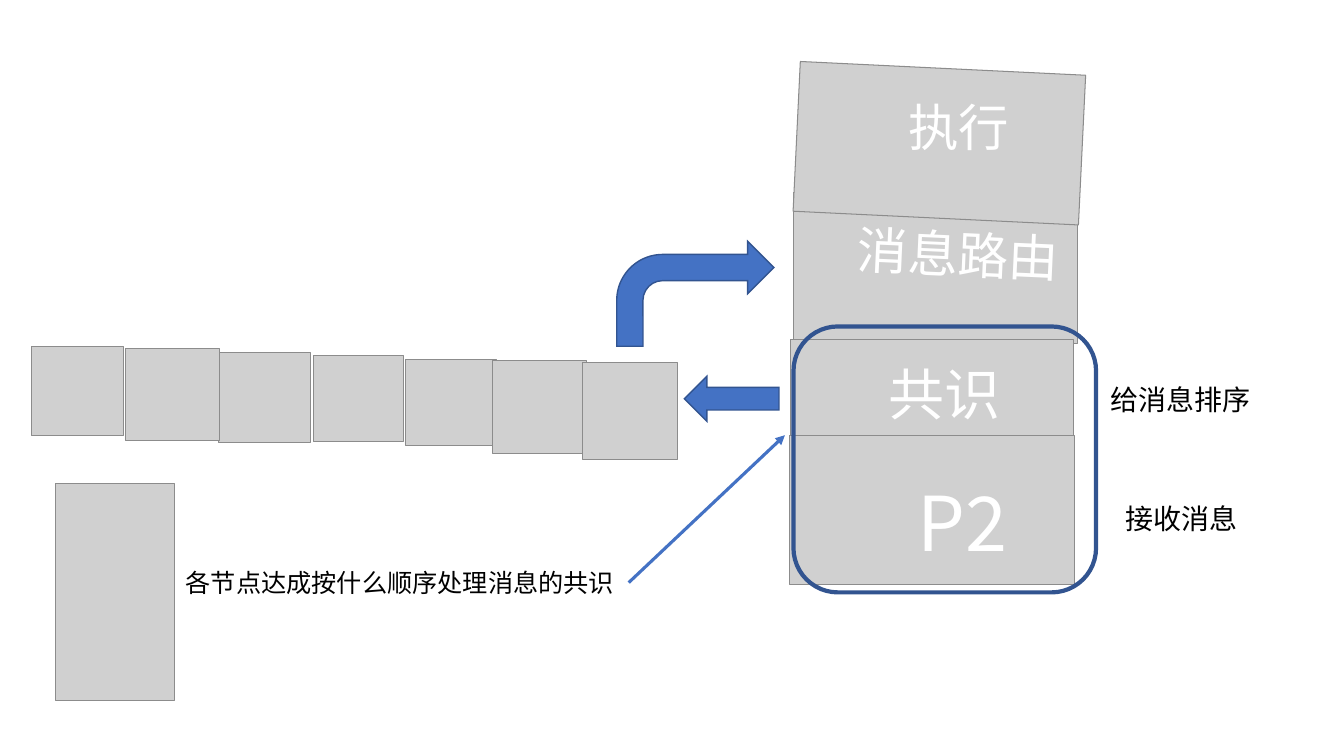
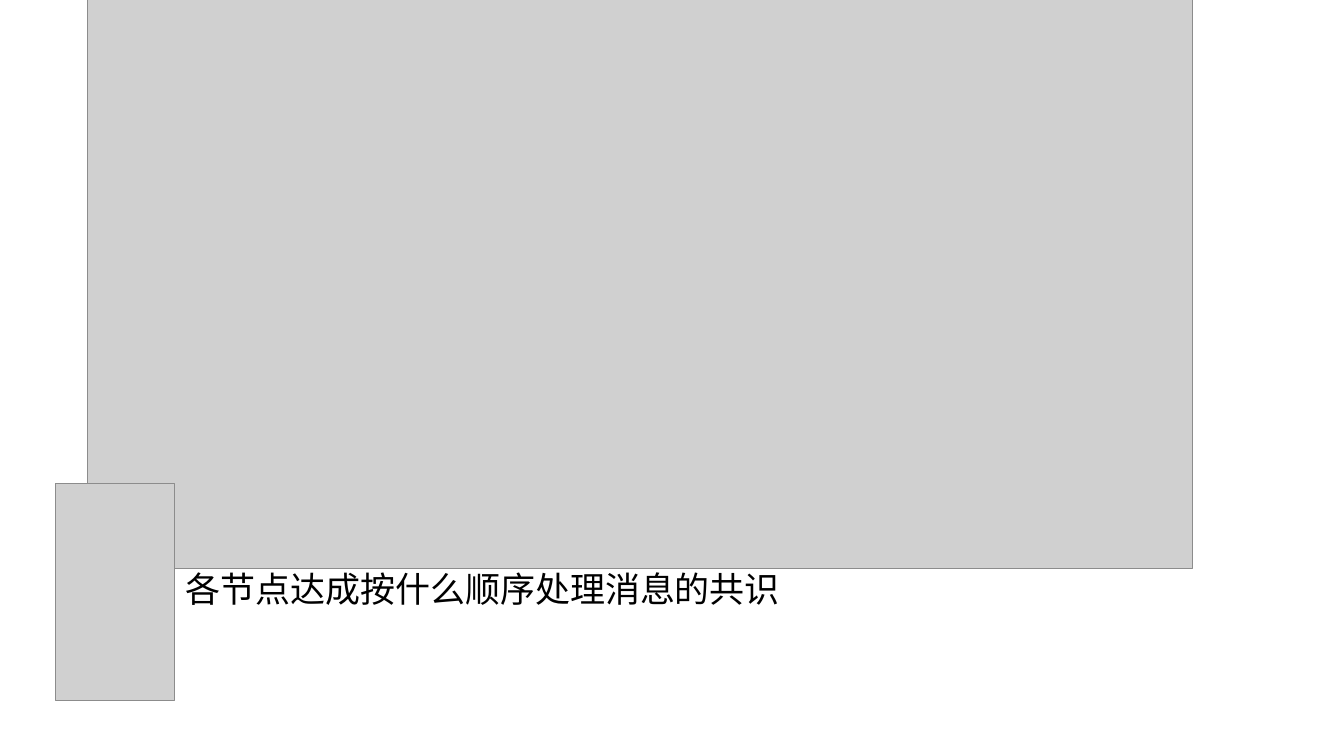
Before and after one commit to NeutronStarDAO/ConstellationBook-Chinese, a slide deck: slide 1 of src/2.核心协议/assets/演示文稿1.pptx. Drawn at 1344x756 pixels with LibreOffice and Linux fonts; fonts in the diff are those of the drawing; grey boxes stand for pictures; background and template pictures are left out. Boxes give left, top, right and bottom in pixels: in the first picture for what was removed or moved away, otherwise in the second. Text is boxed around its words. In the diff, an @@ line names an element or a change of style, - is before the commit and + after.

```diff
--- a/src/2.核心协议/assets/演示文稿1.pptx
+++ b/src/2.核心协议/assets/演示文稿1.pptx
@@ picture added at bbox=[88, 0, 1193, 569] @@
@@ picture removed at bbox=[793, 62, 1085, 226] @@
@@ text removed at bbox=[908, 104, 1009, 150] @@
-执行
@@ picture removed at bbox=[793, 193, 1078, 344] @@
@@ text removed at bbox=[857, 218, 1058, 280] @@
-消息路由
@@ bent arrow removed at bbox=[617, 241, 774, 346] @@
@@ rounded rectangle removed at bbox=[793, 327, 1096, 593] @@
@@ picture removed at bbox=[31, 347, 123, 437] @@
@@ picture removed at bbox=[125, 349, 219, 441] @@
@@ picture removed at bbox=[219, 353, 311, 443] @@
@@ picture removed at bbox=[314, 356, 403, 442] @@
@@ picture removed at bbox=[405, 359, 496, 445] @@
@@ picture removed at bbox=[791, 340, 1075, 460] @@
@@ picture removed at bbox=[493, 360, 587, 454] @@
@@ picture removed at bbox=[583, 363, 678, 460] @@
@@ left arrow removed at bbox=[685, 376, 779, 421] @@
@@ text removed at bbox=[889, 369, 1001, 419] @@
-共识
@@ text removed at bbox=[1110, 386, 1250, 413] @@
-给消息排序
@@ arrow removed from (629, 583) to (785, 436) @@
@@ picture removed at bbox=[789, 436, 1075, 585] @@
@@ text removed at bbox=[890, 471, 1035, 573] @@
-P2P
@@ text removed at bbox=[1125, 505, 1237, 532] @@
-接收消息
@@ text "各节点达成按什么顺序处理消息的共识" at bbox=[186, 567, 780, 605]: size 18 to 25 pt @@
```
Also in this commit, not shown: 3 other files.
